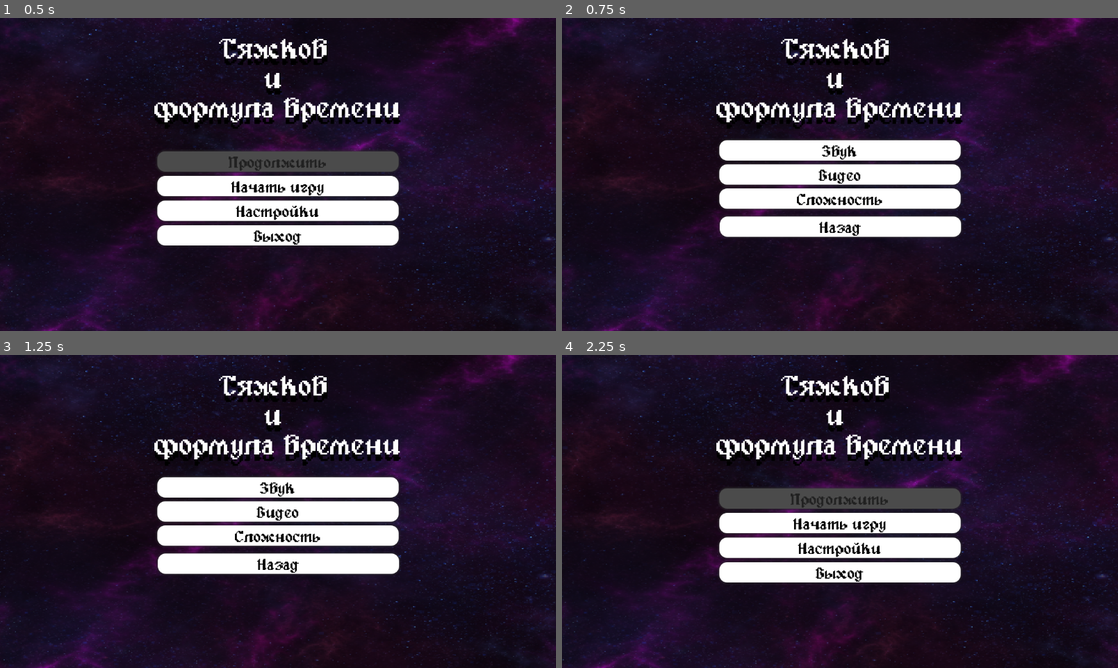
Above: before the commit, frames 1-4 (two rows, left to right).
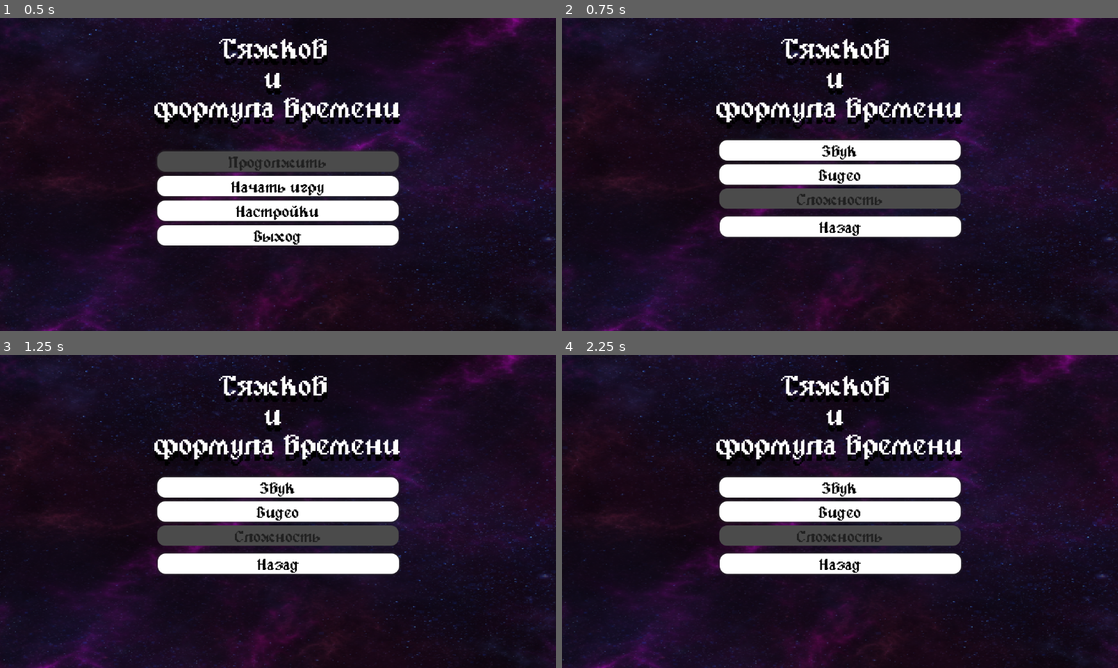
Above: after the commit, the same moments.

Repository: AmigoMarconi/tyashkov_game
Game: Godot game, scene res://scenes/menu/menu.tscn
Two runs of this game, one before a commit and one after it. Both use one fixed random seed, a clock stepped at 60 frames per second and the inputs below.
Inputs:
- Up to frame 1 (0.5 s): no input
- Up to frame 2 (0.75 s): click "Настройки" at 0.5 s
- Up to frame 3 (1.25 s): no input
- Up to frame 4 (2.25 s): click "Звук" at 1.25 s; click "Назад" at 2 s

Frame 1 is identical in both runs. In frame 2, 2.8% of the frame differs, in the area x 28-72%, y 54-62%; in frame 3, 2.8%; in frame 4, 11%, in the area x 28-72%, y 38-73%.

Commit message:
Починили очко Сани и починил меню паузы и главное меню

Diff:
--- a/GAYme/мягков-и-формула-времени/GUI/pause/pause.gd
+++ b/GAYme/мягков-и-формула-времени/GUI/pause/pause.gd
@@ -1,12 +1,15 @@
 extends CanvasLayer
 
+const START_LEVEL : String = "res://scenes/menu/menu.tscn"
+
+@onready var menu = $pause/Menu
 @onready var pause = $pause
 @onready var options = $pause/Options_menu
 @onready var audio = $pause/Audio
 @onready var video = $pause/Video
 @onready var Save = $pause/Menu/Save_Button
 @onready var Load = $pause/Menu/Load_Button
-
+@onready var button_back: Button = $pause/Options_menu/Back_Button
 
 var is_paused : bool = false
 
@@ -15,6 +18,10 @@
 	Save.pressed.connect(_on_save_pressed)
 	Load.pressed.connect(_on_load_pressed)
 	pass
+
+func show_and_hide(first, second):
+	first.show()
+	second.hide()
 
 func _unhandled_input(event: InputEvent) -> void:
 	if event.is_action_pressed("pause"):
@@ -51,3 +58,21 @@
 	await LevelMeneger.level_load_started
 	hide_pause_menu()
 	pass
+
+#настройки
+func _on_options_button_pressed() -> void:
+	show_and_hide(options, menu)
+
+#выход
+func _on_exit_button_pressed() -> void:
+	LevelMeneger.load_new_level(START_LEVEL, "", Vector2.ZERO)
+	PlayerManager.player.visible = false
+	#PausePanel.process_mode = Node.PROCESS_MODE_DISABLED
+	Interaction_manager.visible = false
+	Interaction_manager.enter_menu()
+	self.queue_free()
+
+#назад
+func _on_back_button_pressed() -> void:
+	show_and_hide(menu, options)
+	button_back.grab_focus()
--- a/GAYme/мягков-и-формула-времени/GUI/pause/pause_panel.tscn
+++ b/GAYme/мягков-и-формула-времени/GUI/pause/pause_panel.tscn
@@ -269,7 +269,7 @@
 offset_left = -251.0
 offset_top = -84.0
 offset_right = 250.0
-offset_bottom = 85.0
+offset_bottom = 34.0
 grow_horizontal = 2
 grow_vertical = 2
 
@@ -306,9 +306,9 @@
 [node name="Back_Button" type="Button" parent="pause/Options_menu"]
 layout_mode = 2
 offset_left = -247.0
-offset_top = 137.0
+offset_top = 75.0
 offset_right = 253.0
-offset_bottom = 179.0
+offset_bottom = 117.0
 size_flags_vertical = 6
 theme_override_colors/font_hover_color = Color(0, 0, 0, 1)
 theme_override_colors/font_color = Color(0, 0, 0, 1)
@@ -429,8 +429,8 @@
 [connection signal="pressed" from="pause/Menu/Continue_Button" to="pause" method="_on_continue_button_pressed"]
 [connection signal="pressed" from="pause/Menu/Save_Button" to="pause" method="_on_continue_button_pressed"]
 [connection signal="pressed" from="pause/Menu/Load_Button" to="pause" method="_on_continue_button_pressed"]
-[connection signal="pressed" from="pause/Menu/Options_Button" to="pause" method="_on_options_button_pressed"]
-[connection signal="pressed" from="pause/Menu/Exit_Button" to="pause" method="_on_exit_button_pressed"]
+[connection signal="pressed" from="pause/Menu/Options_Button" to="." method="_on_options_button_pressed"]
+[connection signal="pressed" from="pause/Menu/Exit_Button" to="." method="_on_exit_button_pressed"]
 [connection signal="pressed" from="pause/Options_menu/VBoxContainer2/Volume_Button" to="pause" method="_on_volume_button_pressed"]
-[connection signal="pressed" from="pause/Options_menu/Back_Button" to="pause" method="_on_back_button_pressed"]
+[connection signal="pressed" from="pause/Options_menu/Back_Button" to="." method="_on_back_button_pressed"]
 [connection signal="pressed" from="pause/Audio/Back_option_Button" to="pause" method="_on_back_option_button_pressed"]
--- /dev/null
+++ b/GAYme/мягков-и-формула-времени/button.gd
@@ -0,0 +1,11 @@
+extends Button
+
+
+
+func toggle():
+	visible = !visible
+	get_tree().paused = visible
+
+func _on_start_button_pressed() -> void:
+	toggle()
+	get_tree().change_scene_to_file("res://scenes/game.tscn")
--- /dev/null
+++ b/GAYme/мягков-и-формула-времени/control.tscn
@@ -0,0 +1,18 @@
+[gd_scene load_steps=2 format=3 uid="uid://bqhw0nj7ngvvo"]
+
+[ext_resource type="Script" uid="uid://dy3ntfuw60vcg" path="res://button.gd" id="1_0fbet"]
+
+[node name="Control" type="Control"]
+layout_mode = 3
+anchors_preset = 15
+anchor_right = 1.0
+anchor_bottom = 1.0
+grow_horizontal = 2
+grow_vertical = 2
+
+[node name="Button" type="Button" parent="."]
+layout_mode = 0
+offset_right = 274.0
+offset_bottom = 142.0
+text = "цкаиав"
+script = ExtResource("1_0fbet")
--- a/GAYme/мягков-и-формула-времени/scenes/menu/menu.tscn
+++ b/GAYme/мягков-и-формула-времени/scenes/menu/menu.tscn
@@ -107,6 +107,13 @@
 shadow_size = 5
 
 [sub_resource type="StyleBoxEmpty" id="StyleBoxEmpty_i6lef"]
+
+[sub_resource type="StyleBoxFlat" id="StyleBoxFlat_t0a87"]
+bg_color = Color(0.294118, 0.294118, 0.294118, 1)
+corner_radius_top_left = 16
+corner_radius_top_right = 16
+corner_radius_bottom_right = 16
+corner_radius_bottom_left = 16
 
 [sub_resource type="StyleBoxEmpty" id="StyleBoxEmpty_70i5f"]
 
@@ -281,6 +288,7 @@
 [node name="Diff_Button2" type="Button" parent="Options_menu/VBoxContainer2"]
 layout_mode = 2
 size_flags_vertical = 6
+theme_override_colors/font_disabled_color = Color(0.129412, 0.129412, 0.129412, 1)
 theme_override_colors/font_hover_color = Color(0, 0, 0, 1)
 theme_override_colors/font_color = Color(0, 0, 0, 1)
 theme_override_colors/font_focus_color = Color(0, 0, 0, 1)
@@ -288,9 +296,11 @@
 theme_override_fonts/font = ExtResource("2_y1o0p")
 theme_override_font_sizes/font_size = 30
 theme_override_styles/focus = SubResource("StyleBoxEmpty_i6lef")
+theme_override_styles/disabled = SubResource("StyleBoxFlat_t0a87")
 theme_override_styles/hover = SubResource("StyleBoxFlat_g3eks")
 theme_override_styles/pressed = SubResource("StyleBoxFlat_v86rl")
 theme_override_styles/normal = SubResource("StyleBoxFlat_13sgg")
+disabled = true
 text = "Сложность"
 
 [node name="Back_Button" type="Button" parent="Options_menu"]
@@ -454,9 +464,11 @@
 layout_mode = 2
 
 [node name="Fullscreen" type="CheckBox" parent="Video/HBoxContainer/VBoxContainer"]
+unique_name_in_owner = true
 layout_mode = 2
 
 [node name="Borderless" type="CheckBox" parent="Video/HBoxContainer/VBoxContainer"]
+unique_name_in_owner = true
 layout_mode = 2
 
 [node name="OptionButton" type="OptionButton" parent="Video/HBoxContainer/VBoxContainer"]
@@ -504,5 +516,10 @@
 
 [connection signal="pressed" from="Menu/Options_Button" to="." method="_on_options_button_pressed"]
 [connection signal="pressed" from="Menu/Exit_Button" to="." method="_on_exit_button_pressed"]
+[connection signal="pressed" from="Options_menu/VBoxContainer2/Volume_Button" to="." method="_on_volume_button_pressed"]
+[connection signal="pressed" from="Options_menu/VBoxContainer2/Video_Button" to="." method="_on_video_button_pressed"]
 [connection signal="pressed" from="Options_menu/Back_Button" to="." method="_on_back_button_pressed"]
 [connection signal="value_changed" from="Audio/HBoxContainer/MusicVolumeSlider/Master" to="." method="_on_master_value_changed"]
+[connection signal="pressed" from="Audio/Back_option_Button" to="." method="_on_back_option_button_pressed"]
+[connection signal="toggled" from="Video/HBoxContainer/VBoxContainer/Fullscreen" to="." method="_on_fullscreen_toggled"]
+[connection signal="pressed" from="Video/Back_video_Button" to="." method="_on_back_video_button_pressed"]
--- a/GAYme/мягков-и-формула-времени/scripts/menu/menu.gd
+++ b/GAYme/мягков-и-формула-времени/scripts/menu/menu.gd
@@ -105,6 +105,9 @@
 @onready var button_exit: Button = $Menu/Exit_Button
 @onready var button_back: Button = $Options_menu/Back_Button
 
+@onready var fullscreen_toggle: CheckBox = %Fullscreen
+@onready var borderless_toggle: CheckBox = %Borderless
+
 func _ready() -> void:
 
 	get_tree().paused = true
@@ -113,6 +116,9 @@
 	PlayerManager.player.visible = false
 	PausePanel.process_mode = Node.PROCESS_MODE_DISABLED
 
+	# Инициализация настроек окна
+	init_window_settings()
+
 	# Проверка наличия сохранений
 	if SaveManager.get_save_file() == null:
 		button_continue.disabled = true
@@ -127,6 +133,31 @@
 	button_new.focus_entered.connect(play_audio.bind(button_focus_audio))
 	button_continue.focus_entered.connect(play_audio.bind(button_focus_audio))
 	LevelMeneger.level_load_started.connect(exit_title_screen)
+
+# Инициализация настроек окна
+func init_window_settings():
+	# Устанавливаем текущее состояние оконного режима
+	var current_mode = DisplayServer.window_get_mode()
+	fullscreen_toggle.button_pressed = (current_mode == DisplayServer.WINDOW_MODE_FULLSCREEN)
+
+	# Устанавливаем текущее состояние рамок
+	var is_borderless = DisplayServer.window_get_flag(DisplayServer.WINDOW_FLAG_BORDERLESS)
+	borderless_toggle.button_pressed = is_borderless
+	# Подключаем сигналы
+	fullscreen_toggle.toggled.connect(_on_fullscreen_toggled)
+	borderless_toggle.toggled.connect(_on_borderless_toggled)
+
+# Функции управления окном
+func _on_fullscreen_toggled(toggled_on: bool) -> void:
+	if toggled_on:
+		DisplayServer.window_set_mode(DisplayServer.WINDOW_MODE_FULLSCREEN)
+	else:
+		DisplayServer.window_set_mode(DisplayServer.WINDOW_MODE_WINDOWED)
+		play_audio(button_press_audio)
+
+func _on_borderless_toggled(toggled_on: bool) -> void:
+	DisplayServer.window_set_flag(DisplayServer.WINDOW_FLAG_BORDERLESS, toggled_on)
+	play_audio(button_press_audio)
 
 func start_game() -> void:
 	play_audio(button_press_audio)
@@ -163,7 +194,7 @@
 
 func _on_back_button_pressed() -> void:
 	show_and_hide(menu, options_menu)
-	button_new.grab_focus()
+
 
 func _on_exit_button_pressed() -> void:
 	get_tree().quit()
@@ -175,3 +206,16 @@
 func play_audio(_a : AudioStream) -> void:
 	button_sound.stream = _a
 	button_sound.play()
+
+func _on_volume_button_pressed() -> void:
+	show_and_hide(audio_settings, options_menu)
+
+func _on_video_button_pressed() -> void:
+	show_and_hide(video_settings, options_menu)
+
+func _on_back_option_button_pressed() -> void:
+	show_and_hide(options_menu, audio_settings)
+
+
+func _on_back_video_button_pressed() -> void:
+	show_and_hide(options_menu, video_settings)
Not shown, added: GAYme/мягков-и-формула-времени/button.gd.uid
Empty file added: GAYme/мягков-и-формула-времени/scenes/menu/button.gd
Not shown, added: GAYme/мягков-и-формула-времени/scenes/menu/button.gd.uid
Not shown: 1 places in GAYme/мягков-и-формула-времени/scenes/menu/menu.tscn that only renumber resources
